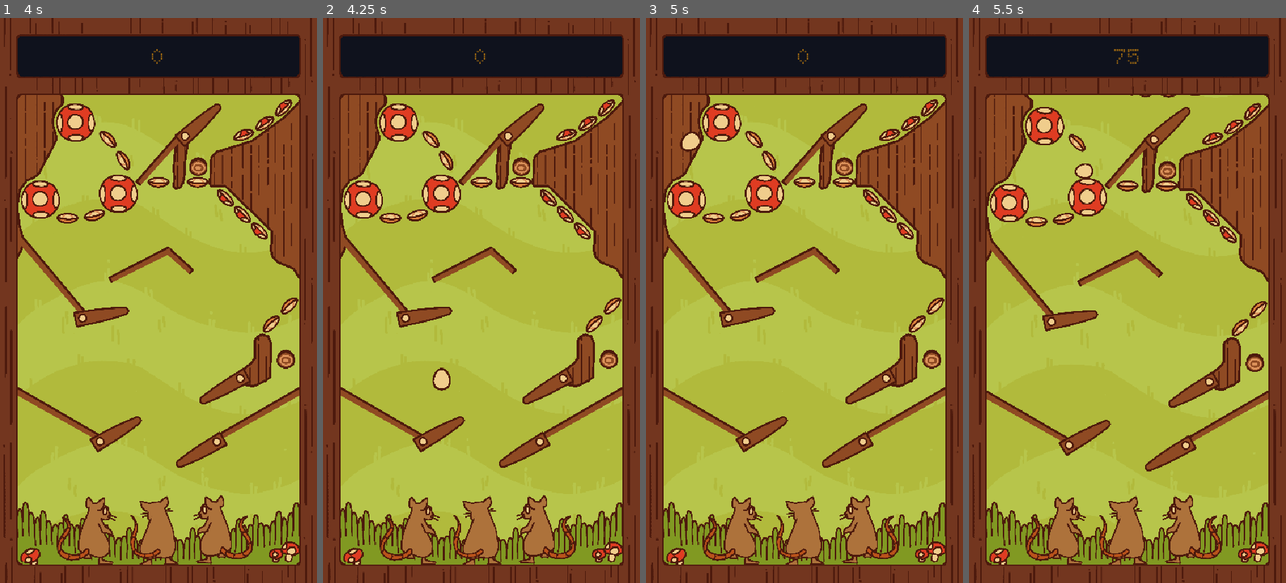
Above: before the commit, frames 1-4 (left to right).
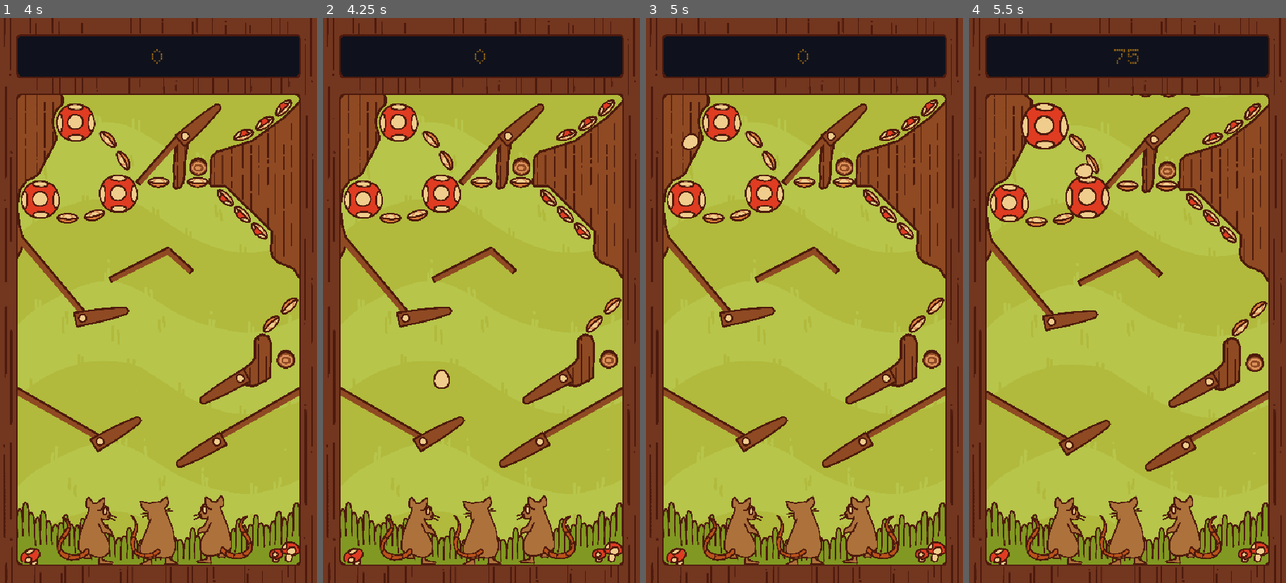
Above: after the commit, the same moments.

Repository: Lilacqualia/gjtnp-gjenp
Game: Godot game, scene res://scenes/conductor.tscn
Two runs of this game, one before a commit and one after it. Both use one fixed random seed, a clock stepped at 60 frames per second and the inputs below.
Inputs:
- Up to frame 1 (4 s): tap Enter at 0.5 s; hold D (Right Flipper) 0.53-1.28 s; hold Space (Start Game) 0.53-1.28 s; hold A (Left Flipper) 1.28-2.03 s; tap Space (Start Game) at 1.35, 2, 2.85, 3.5 s; hold Space (Start Game) 2.03-2.78 s; hold D (Right Flipper) 2.03-3.53 s; hold A (Left Flipper) from 3.53 s (still down); hold Space (Start Game) from 3.53 s (still down)
- Up to frame 2 (4.25 s): keep holding A (Left Flipper); keep holding Space (Start Game)
- Up to frame 3 (5 s): keep holding A (Left Flipper); release Space (Start Game) at 4.28 s; tap Space (Start Game) at 4.35 s
- Up to frame 4 (5.5 s): keep holding A (Left Flipper); hold Space (Start Game) from 5.03 s (still down)

Frame 1 is identical in both runs. In frame 2, less than 0.1% of the frame differs, in the area x 34-41%, y 61-66%; in frame 3, less than 0.1%; in frame 4, 1.2%, in the area x 16-45%, y 15-36%.

Commit message:
Add small animation tweens for egg, bumpers, targets
When the egg is launched off the damage kicker, scale up and then back
down for the duration of the launch state.
When the egg hits a round bumper, do a quick scale up on the bumper.
When the egg hits a target and causes it to drop, scale the target's
height to 0%.
When a target in a group gets reset and raised, scale the target's
height back to 100%.

Diff:
--- a/src/scripts/drop_target.gd
+++ b/src/scripts/drop_target.gd
@@ -7,6 +7,7 @@
 @export var value := 15
 
 var _down := false
+var animation_duration = 0.2
 
 # Called when the node enters the scene tree for the first time.
 func _ready() -> void:
@@ -27,16 +28,20 @@
 	return value # revision 1
 
 func drop() -> void:
-	$Sprites.set_deferred("visible", false)
 	$CollisionShape2D.set_deferred("disabled", true)
 	$HitSound.play()
 	$DropSound.play()
 	_down = true
+	var dropTween = get_tree().create_tween()
+	dropTween.set_trans(Tween.TRANS_LINEAR)
+	dropTween.tween_property($Sprites, "scale", Vector2(1.0, 0.0), animation_duration)
 
 func raise() -> void:
-	$Sprites.set_deferred("visible", true)
 	$CollisionShape2D.set_deferred("disabled", false)
 	_down = false
+	var raiseTween = get_tree().create_tween()
+	raiseTween.set_trans(Tween.TRANS_LINEAR)
+	raiseTween.tween_property($Sprites, "scale", Vector2(1.0, 1.0), animation_duration)
 
 # Returns true if target has been dropped.
 func is_down() -> bool:
--- a/src/scripts/pinball.gd
+++ b/src/scripts/pinball.gd
@@ -5,6 +5,7 @@
 
 const rebound_nocollide_layers := [2, 3, 4, 5, 6, 7]
 const default_sprite_scale := Vector2(0.25, 0.25)
+const rebounding_sprite_scale = Vector2(0.33, 0.33)
 
 var old_velocity: Vector2
 var min_velocity_for_thunk = 200000.0
@@ -87,7 +88,10 @@
 	can_end_rebound = false
 	set_linear_velocity(Vector2(rng.randf_range(-750.0, 750.0), -1500))
 	set_rebound_nocollide(true)
-	$Sprite2D.scale = Vector2(0.3, 0.3)
+	var reboundScaleTween = get_tree().create_tween()
+	reboundScaleTween.set_trans(Tween.TRANS_QUAD)
+	reboundScaleTween.tween_property($Sprite2D, "scale", rebounding_sprite_scale, 0.5)
+	reboundScaleTween.tween_property($Sprite2D, "scale", default_sprite_scale, 0.5)
 
 	await get_tree().create_timer(1.0).timeout
 	can_end_rebound = true
--- a/src/scripts/round_bumper.gd
+++ b/src/scripts/round_bumper.gd
@@ -6,9 +6,19 @@
 #how hard the bumper kicks the ball on contact. unlike flat bumpers, this shouldn't be affected as strongly by the bumper's scale
 var kick_strength: int = 20
 
+var stable_scale: Vector2
+var bumpty_scale = Vector2(0.06, 0.06)
+
+func _ready():
+	stable_scale = $Sprite2D.scale
+
 # receive_hit is called by the table any time the ball strikes something to handle scoring and table-wide mechanics
 func receive_hit(_speed: Vector2) -> int:
 	$HitSound.play()
+	var bumpingTween = get_tree().create_tween()
+	bumpingTween.set_trans(Tween.TRANS_LINEAR)
+	bumpingTween.tween_property($Sprite2D, "scale", stable_scale + bumpty_scale, 0.1)
+	bumpingTween.tween_property($Sprite2D, "scale", stable_scale, 0.1)
 	return value
 
 func aim(ballpos: Vector2) -> Vector2:
